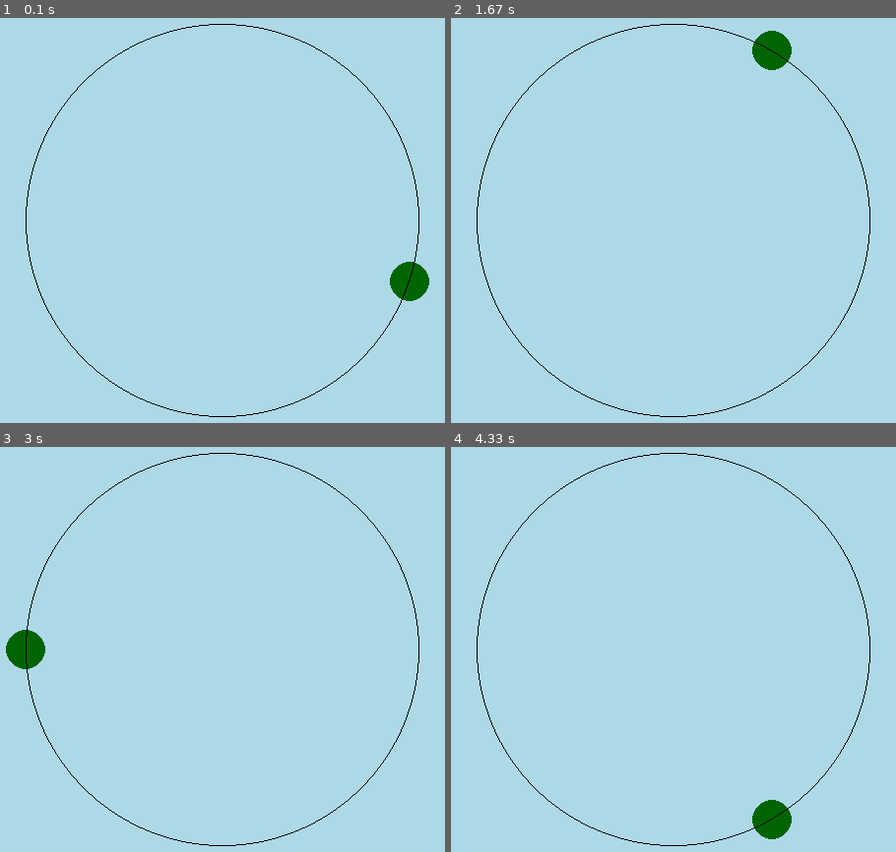
Above: before the commit, frames 1-4 (two rows, left to right).
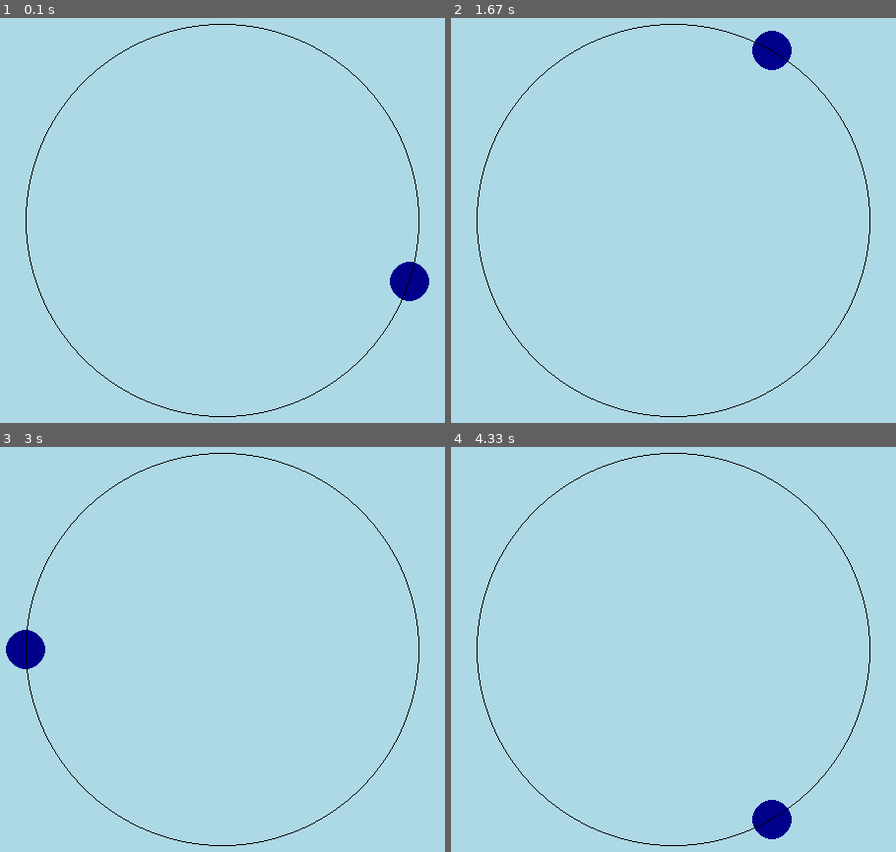
Above: after the commit, the same moments.

Repository: hausnes/it2-2024-2025
Game: pygame game, started from pygame/smidig-løysingsforslag/oppg-3-4-2.py
Two runs of this game, one before a commit and one after it. Both use one fixed random seed, a clock stepped at 60 frames per second and the inputs below.
Inputs:
- Up to frame 1 (0.1 s): no input
- Up to frame 2 (1.67 s): no input
- Up to frame 3 (3 s): no input
- Up to frame 4 (4.33 s): no input

The runs differ from the first frame. In frame 1, 0.6% of the frame differs, in the area x 87-97%, y 60-70%; in frame 2, 0.6%, in the area x 67-77%, y 3-13%; in frame 3, 0.6%; in frame 4, 0.6%.

Commit message:
Update oppg-3-4-2.py

Diff:
--- a/pygame/smidig-løysingsforslag/oppg-3-4-2.py
+++ b/pygame/smidig-løysingsforslag/oppg-3-4-2.py
@@ -20,7 +20,7 @@
         super().__init__()
         self.image = pg.Surface((40,40))
         self.image.set_colorkey('black')
-        pg.draw.circle(self.image, "darkgreen", (20, 20), 20)
+        pg.draw.circle(self.image, "darkblue", (20, 20), 20)
         self.rect = self.image.get_rect()
         self.rect.center = (WIDTH/2, HEIGHT/2)
         self.vinkel  = 0
@@ -41,7 +41,6 @@
         self.all_sprites = pg.sprite.Group()
         ball = Ball()
         self.all_sprites.add(ball)
-
 
     def handle_events(self):
         for event in pg.event.get():
@@ -65,7 +64,6 @@
             self.clock.tick(FPS)
         pg.quit()
 
-
 if __name__ == "__main__":
     app = App()
     app.run()
